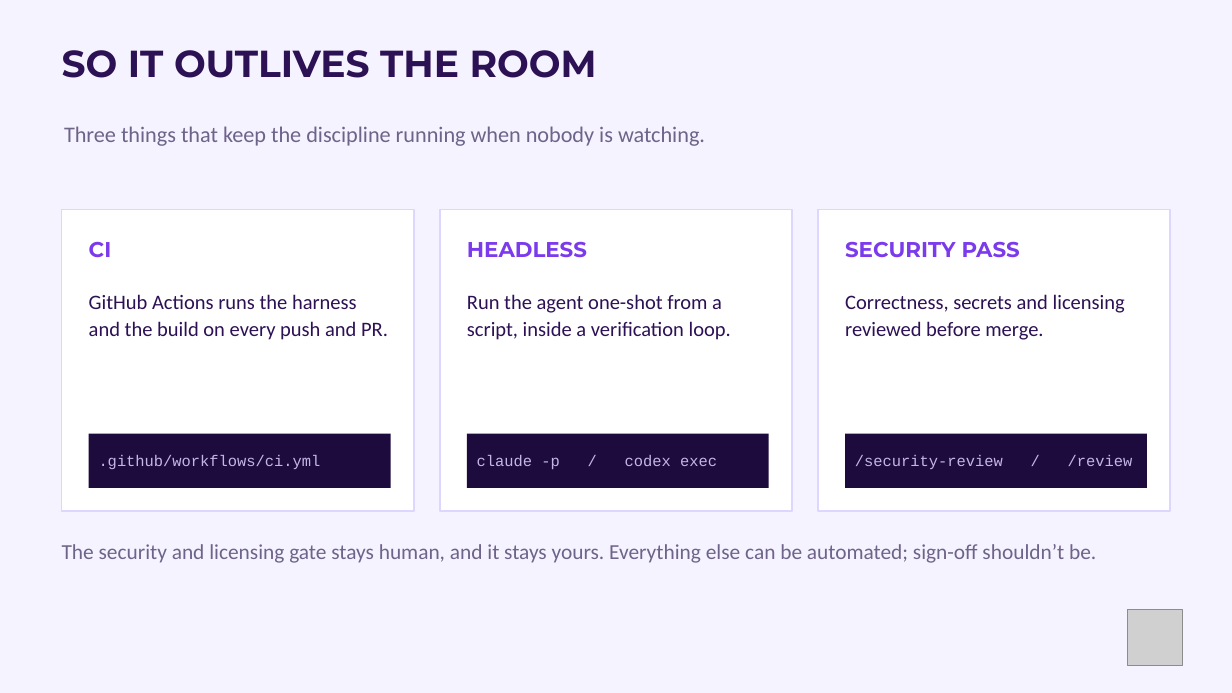
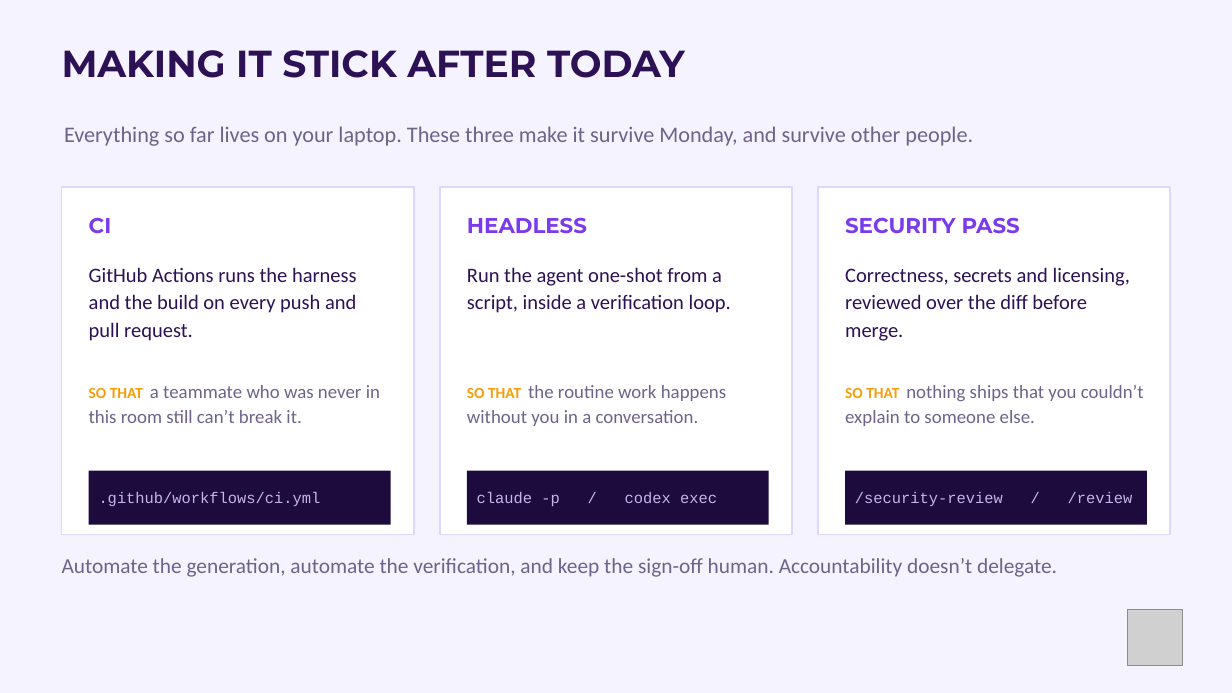
Before and after one commit to paulkeen/tca-habits, a slide deck: slide 20 of docs/TCA-Agentic-Engineering.pptx (slide 15 before the commit). Drawn at 1232x693 pixels with LibreOffice and Linux fonts; fonts in the diff are those of the drawing; grey boxes stand for pictures. Boxes give left, top, right and bottom in pixels: in the first picture for what was removed or moved away, otherwise in the second. Text is boxed around its words. In the diff, an @@ line names an element or a change of style, - is before the commit and + after.

```diff
--- a/docs/TCA-Agentic-Engineering.pptx
+++ b/docs/TCA-Agentic-Engineering.pptx
@@ text at (62, 50, 685, 78): text changed @@
-SO IT OUTLIVES THE ROOM
+MAKING IT STICK AFTER TODAY
@@ text at (64, 126, 973, 146): text changed @@
-Three things that keep the discipline running when nobody is watching.
+Everything so far lives on your laptop. These three make it survive Monday, and survive other people.
@@ rectangle: place and size @@
-rectangle at (62, 209, 414, 511)
+rectangle at (62, 187, 414, 535)
@@ rectangle: place and size @@
-rectangle at (440, 209, 792, 511)
+rectangle at (440, 187, 792, 535)
@@ rectangle: place and size @@
-rectangle at (818, 209, 1170, 511)
+rectangle at (818, 187, 1170, 535)
@@ 3 texts: place and size @@
-3 texts at (89, 241, 1020, 258)
+3 texts at (89, 217, 1020, 234)
@@ text at (89, 267, 357, 341): text changed @@
-GitHub Actions runs the harness and the build on every push and PR.
+GitHub Actions runs the harness and the build on every push and pull request.
@@ text "Run the agent one-shot from ...": place and size @@
-text "Run the agent one-shot from ..." at (467, 294, 731, 340)
+text "Run the agent one-shot from ..." at (467, 267, 731, 313)
@@ text at (845, 267, 1130, 341): text changed @@
-Correctness, secrets and licensing reviewed before merge.
+Correctness, secrets and licensing, reviewed over the diff before merge.
@@ text added at (89, 385, 380, 423), 11 pt, text #6E6389 @@
+SO THAT a teammate who was never in this room still can’t break it.
@@ text added at (467, 385, 726, 426), 11 pt, text #6E6389 @@
+SO THAT the routine work happens without you in a conversation.
@@ text added at (845, 385, 1144, 426), 11 pt, text #6E6389 @@
+SO THAT nothing ships that you couldn’t explain to someone else.
@@ 3 texts, 3 rectangles: place and size @@
-3 texts, 3 rectangles at (89, 434, 1147, 488)
+3 texts, 3 rectangles at (89, 471, 1147, 525)
@@ text at (62, 558, 1057, 577): text changed @@
-The security and licensing gate stays human, and it stays yours. Everything else can be automated; sign-off shouldn’t be.
+Automate the generation, automate the verification, and keep the sign-off human. Accountability doesn’t delegate.
```
Also in this commit, not shown: 2 other slides changed, 7 slides added, 1 slide removed, 5 other files.
